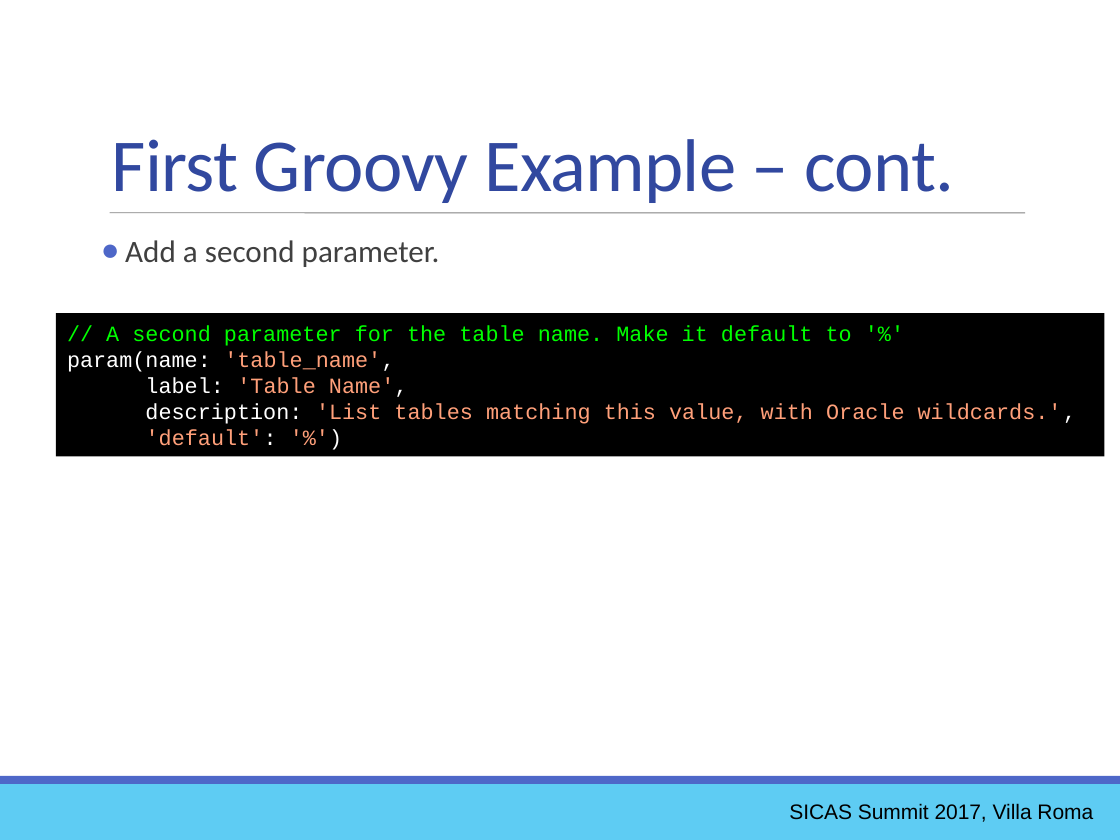
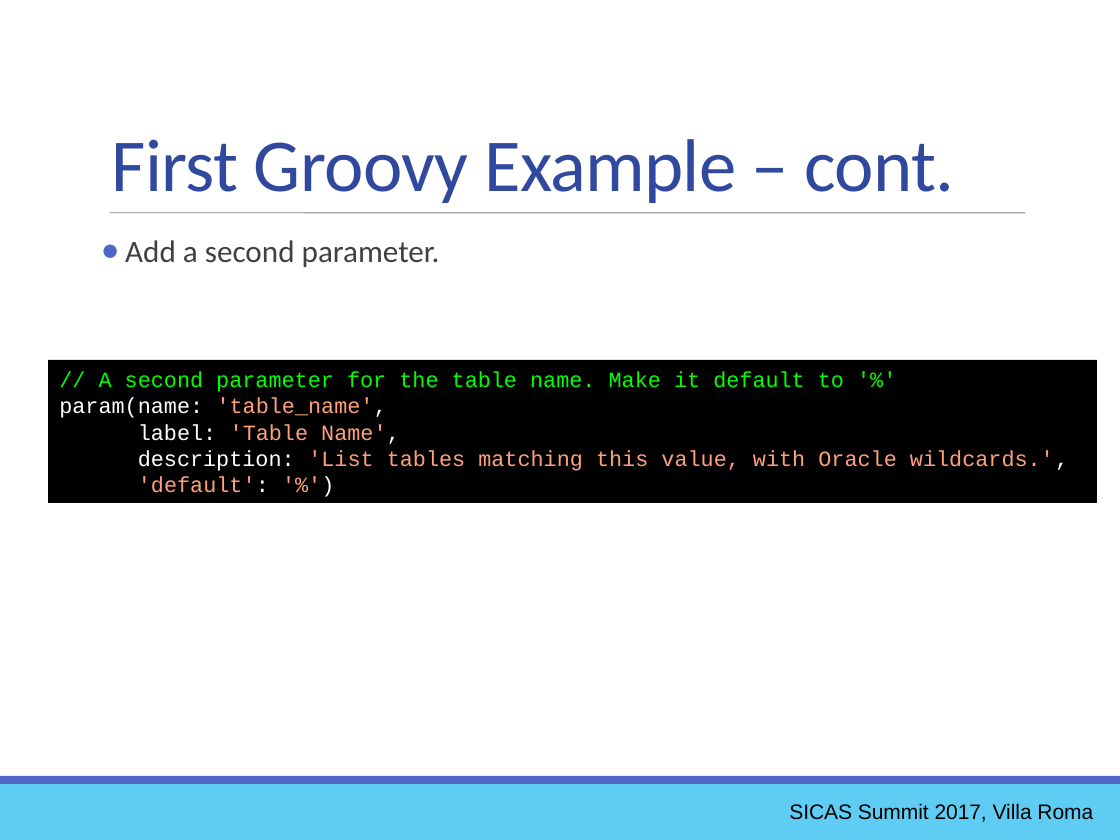
Before and after one commit to ewcole/simple_report, a slide deck: slide 16 of docs/SICAS_2017/Cole_Drop-In Reporting with Groovy.pptx. Drawn at 1120x840 pixels with LibreOffice and Linux fonts; fonts in the diff are those of the drawing. Boxes give left, top, right and bottom in pixels: in the first picture for what was removed or moved away, otherwise in the second. Text is boxed around its words. In the diff, an @@ line names an element or a change of style, - is before the commit and + after.

```diff
--- a/docs/SICAS_2017/Cole_Drop-In Reporting with Groovy.pptx
+++ b/docs/SICAS_2017/Cole_Drop-In Reporting with Groovy.pptx
@@ rectangle "// A second parameter for ...": place and size @@
-rectangle "// A second parameter for ..." at [56,314,1104,457]
+rectangle "// A second parameter for ..." at [48,360,1096,503]
```
Also in this commit, not shown: 9 other slides changed, 2 slides added, 3 slides removed, 1 other file.
